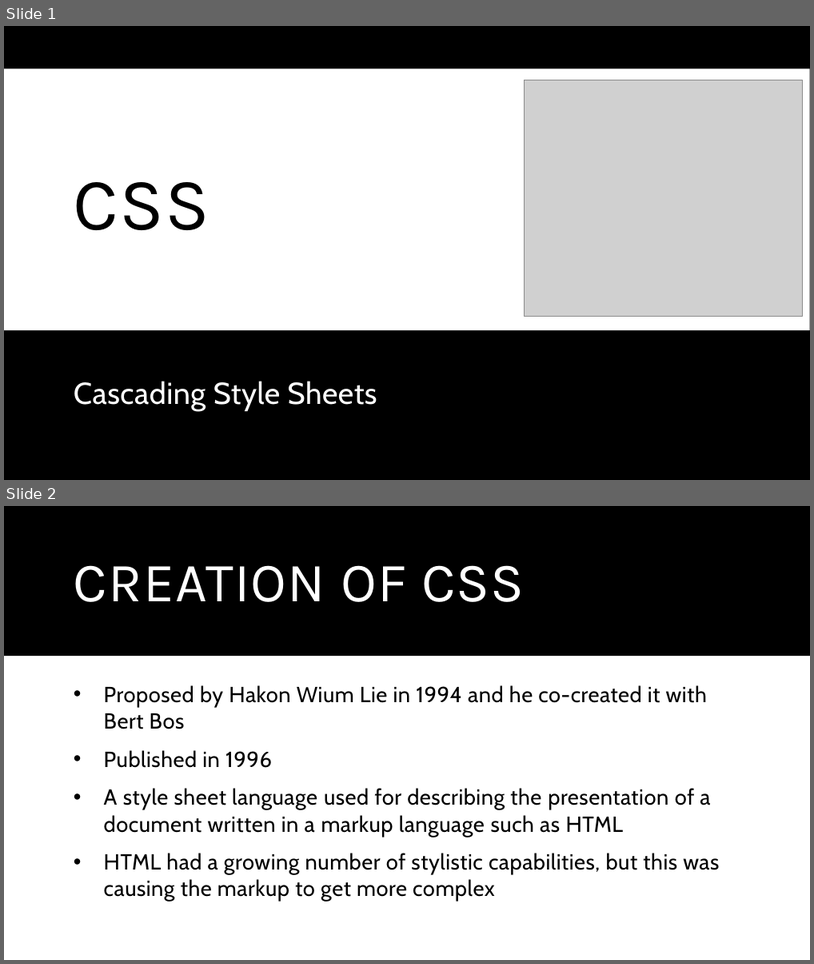
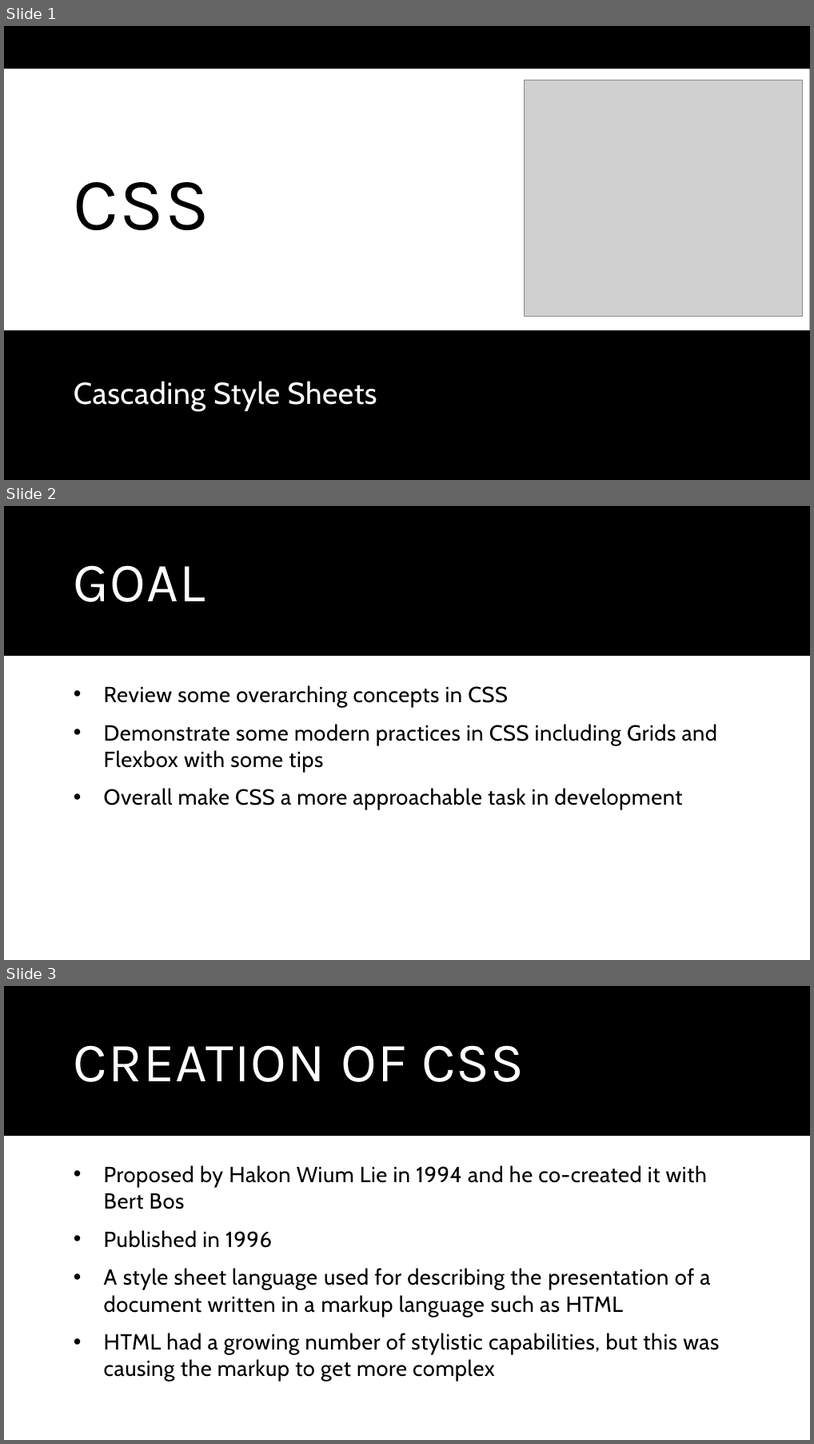
Before and after one commit to benlammers/fullstack-workshop, a slide deck: web-fundamentals/css/CSS.pptx. Shown one above the other, each under a label of ours: slides 1 and 2 before the commit, slides 1, 2 and 3 after it. The pictures are 814x964 and 814x1444 pixels, drawn with LibreOffice and Linux fonts; fonts in the diff are those of the drawing; grey boxes stand for pictures. Boxes give left, top, right and bottom in pixels: in the first picture for what was removed or moved away, otherwise in the second. Text is boxed around its words. In the diff, an @@ line names an element or a change of style, - is before the commit and + after.

```diff
--- a/web-fundamentals/css/CSS.pptx
+++ b/web-fundamentals/css/CSS.pptx
@@ slide 2 added at bbox=[4, 506, 810, 960], background #FFFFFF; not listed: 1 template element that a slide beside it also shows @@
@@ title added at bbox=[74, 565, 206, 602], 66 pt, text #FFFFFF @@
+GOAL
@@ text added at bbox=[104, 685, 718, 810], 26 pt, text #000000 @@
+• Review some overarching concepts in CSS
+• Demonstrate some modern practices in CSS including Grids and Flexbox with some tips
+• Overall make CSS a more approachable task in development
@@ what was slide 2 is now slide 3 @@
```
Also in this commit, not shown: 7 other files.
